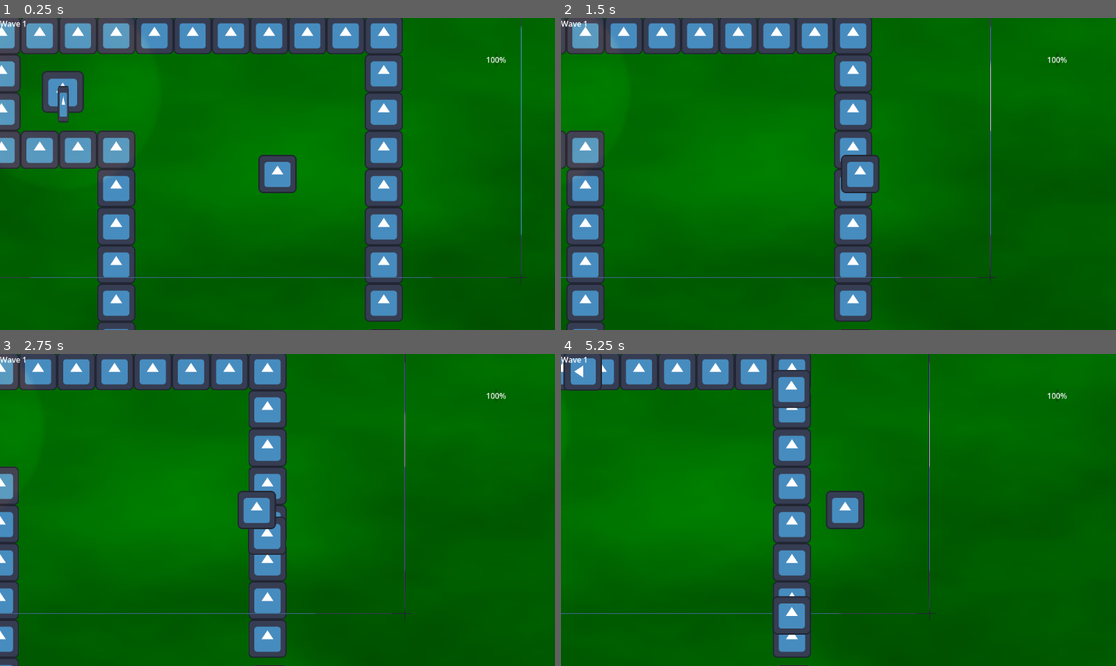
Above: before the commit, frames 1-4 (two rows, left to right).
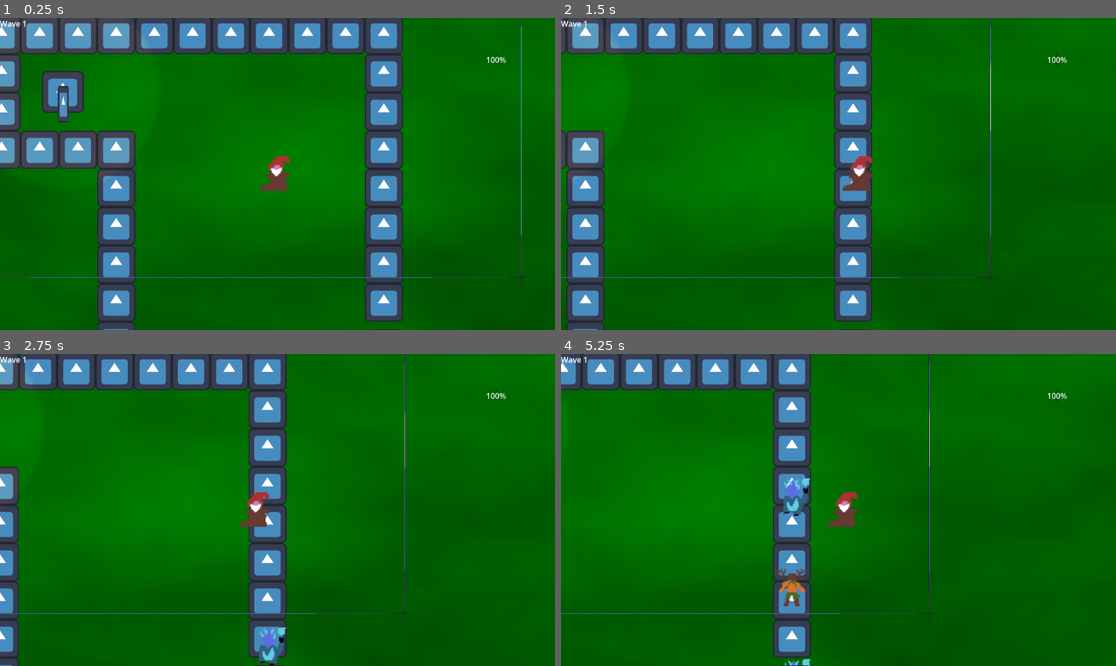
Above: after the commit, the same moments.

Repository: AdrenalineGhost/GameJam2026
Game: Godot game, scene res://world/levels/test_scene.tscn
Same seed, same stepped clock (60 frames per second), same inputs: the game is played once before the commit and once after it. The engine's default icon, where the game draws it, is replaced by a stand-in: a white triangle on a blue panel in a dark square.
Inputs:
- Up to frame 1 (0.25 s): no input
- Up to frame 2 (1.5 s): tap Enter (ui_accept) at 0.5, 0.77 s; hold D (Move Right) from 0.53 s (still down)
- Up to frame 3 (2.75 s): tap Enter (ui_accept) at 1.52 s; release D (Move Right) at 2.03 s; hold A (Move Left) from 2.03 s (still down)
- Up to frame 4 (5.25 s): release A (Move Left) at 2.78 s; hold D (Move Right) 2.78-4.28 s; tap Enter (ui_accept) at 3.02, 3.77, 4.52 s; hold A (Move Left) 4.28-5.03 s; hold D (Move Right) from 5.03 s (still down)

The runs differ from the first frame. In frame 1, 0.8% of the frame differs, in the area x 46-54%, y 43-57%; in frame 2, 0.8%; in frame 3, 1.5%; in frame 4, 3.0%, in the area x 0-55%, y 0-100%.

Commit message:
Enemy-types, diff scaling, enemy sprites

Diff:
--- a/game_jam_2026/entities/enemies/easy_enemy.tscn
+++ b/game_jam_2026/entities/enemies/easy_enemy.tscn
@@ -2,11 +2,68 @@
 
 [ext_resource type="Script" uid="uid://c6y7qhlheuhfr" path="res://entities/enemies/super_path.gd" id="1_ktvmw"]
 [ext_resource type="PackedScene" uid="uid://detcme3ojddpy" path="res://entities/enemies/enemy_template.tscn" id="2_ktvmw"]
+[ext_resource type="Texture2D" uid="uid://b46tv14xplfjv" path="res://images/treewee/treewee.png" id="3_x77cs"]
+[ext_resource type="Texture2D" uid="uid://4eaelj5q677r" path="res://images/treewee/treewee_side left.png" id="4_72iia"]
+[ext_resource type="Texture2D" uid="uid://cs1bmwkgmkffr" path="res://images/treewee/treewee_side right.png" id="5_tle4p"]
+[ext_resource type="Texture2D" uid="uid://cjn8mcx3afhpv" path="res://images/treewee/treewee_back.png" id="6_y1n35"]
+
+[sub_resource type="SpriteFrames" id="SpriteFrames_ls4dr"]
+animations = [{
+"frames": [{
+"duration": 1.0,
+"texture": ExtResource("3_x77cs")
+}, {
+"duration": 1.0,
+"texture": ExtResource("4_72iia")
+}, {
+"duration": 1.0,
+"texture": ExtResource("5_tle4p")
+}, {
+"duration": 1.0,
+"texture": ExtResource("6_y1n35")
+}],
+"loop": true,
+"name": &"default",
+"speed": 5.0
+}, {
+"frames": [{
+"duration": 1.0,
+"texture": ExtResource("3_x77cs")
+}],
+"loop": true,
+"name": &"down",
+"speed": 5.0
+}, {
+"frames": [{
+"duration": 1.0,
+"texture": ExtResource("4_72iia")
+}],
+"loop": true,
+"name": &"left",
+"speed": 5.0
+}, {
+"frames": [{
+"duration": 1.0,
+"texture": ExtResource("5_tle4p")
+}],
+"loop": true,
+"name": &"right",
+"speed": 5.0
+}, {
+"frames": [{
+"duration": 1.0,
+"texture": ExtResource("6_y1n35")
+}],
+"loop": true,
+"name": &"up",
+"speed": 5.0
+}]
 
 [node name="easy_enemy" type="PathFollow2D" unique_id=1601656415]
 rotation = -1.57153
+rotates = false
 script = ExtResource("1_ktvmw")
-speed = 500
+speed = 200
 
 [node name="easy_enemy" parent="." unique_id=1851651068 instance=ExtResource("2_ktvmw")]
-health = 11
+Spriteframes = SubResource("SpriteFrames_ls4dr")
--- a/game_jam_2026/entities/enemies/enemy_template.gd
+++ b/game_jam_2026/entities/enemies/enemy_template.gd
@@ -3,3 +3,24 @@
 #@export var health_drain = 10
 # Health drain from player will be the same as the leftover health
 @export var health = 10
+@export var Spriteframes: SpriteFrames
+var last_pos: Vector2
+
+func _ready() -> void:
+	last_pos = self.global_position
+	$anim.sprite_frames = Spriteframes
+
+
+func _process(delta: float) -> void:
+	var pos_delta = self.global_position - last_pos
+	if abs(pos_delta.x) > abs(pos_delta.y):
+		if pos_delta.x > 0:
+			$anim.play("left")
+		else:
+			$anim.play("right")
+	else:
+		if (pos_delta.y > 0):
+			$anim.play("down")
+		else:
+			$anim.play("up")
+	last_pos = self.global_position
--- a/game_jam_2026/entities/enemies/enemy_template.tscn
+++ b/game_jam_2026/entities/enemies/enemy_template.tscn
@@ -1,10 +1,43 @@
 [gd_scene format=3 uid="uid://detcme3ojddpy"]
 
 [ext_resource type="Script" uid="uid://bss60a71iatmm" path="res://entities/enemies/enemy_template.gd" id="1_5n4er"]
-[ext_resource type="Texture2D" uid="uid://iud5lfp5pv3n" path="res://images/icon.svg" id="1_hft2i"]
+[ext_resource type="Texture2D" uid="uid://b46tv14xplfjv" path="res://images/treewee/treewee.png" id="2_5n4er"]
+
+[sub_resource type="SpriteFrames" id="SpriteFrames_xkwkg"]
 
 [sub_resource type="RectangleShape2D" id="RectangleShape2D_coq8p"]
 size = Vector2(127, 128)
+
+[sub_resource type="SpriteFrames" id="SpriteFrames_5n4er"]
+animations = [{
+"frames": [{
+"duration": 1.0,
+"texture": ExtResource("2_5n4er")
+}],
+"loop": true,
+"name": &"default",
+"speed": 5.0
+}, {
+"frames": [],
+"loop": true,
+"name": &"down",
+"speed": 5.0
+}, {
+"frames": [],
+"loop": true,
+"name": &"left",
+"speed": 5.0
+}, {
+"frames": [],
+"loop": true,
+"name": &"right",
+"speed": 5.0
+}, {
+"frames": [],
+"loop": true,
+"name": &"up",
+"speed": 5.0
+}]
 
 [node name="enemy" type="CharacterBody2D" unique_id=1851651068]
 rotation = 1.57153
@@ -12,10 +45,13 @@
 collision_layer = 2
 collision_mask = 12
 script = ExtResource("1_5n4er")
+Spriteframes = SubResource("SpriteFrames_xkwkg")
 
 [node name="CollisionShape2D" type="CollisionShape2D" parent="." unique_id=827888390]
 position = Vector2(-0.5, 1)
 shape = SubResource("RectangleShape2D_coq8p")
 
-[node name="Sprite2D" type="Sprite2D" parent="." unique_id=614993764]
-texture = ExtResource("1_hft2i")
+[node name="anim" type="AnimatedSprite2D" parent="." unique_id=1813228021]
+scale = Vector2(3.915553, 3.915553)
+sprite_frames = SubResource("SpriteFrames_5n4er")
+animation = &"down"
--- /dev/null
+++ b/game_jam_2026/entities/enemies/normal_enemy.tscn
@@ -0,0 +1,15 @@
+[gd_scene format=3 uid="uid://u07wukaof1we"]
+
+[ext_resource type="Script" uid="uid://c6y7qhlheuhfr" path="res://entities/enemies/super_path.gd" id="1_pmqaq"]
+[ext_resource type="PackedScene" uid="uid://detcme3ojddpy" path="res://entities/enemies/enemy_template.tscn" id="2_qfek2"]
+[ext_resource type="SpriteFrames" uid="uid://bva3emk62ijes" path="res://images/icy_hewo/sprite_frame_icy.tres" id="3_qfek2"]
+
+[node name="easy_enemy" type="PathFollow2D" unique_id=1601656415]
+rotation = -1.57153
+rotates = false
+script = ExtResource("1_pmqaq")
+speed = 200
+
+[node name="easy_enemy" parent="." unique_id=1851651068 instance=ExtResource("2_qfek2")]
+health = 20
+Spriteframes = ExtResource("3_qfek2")
--- /dev/null
+++ b/game_jam_2026/images/icy_hewo/sprite_frame_icy.tres
@@ -0,0 +1,76 @@
+[gd_resource type="SpriteFrames" format=3 uid="uid://bva3emk62ijes"]
+
+[ext_resource type="Texture2D" uid="uid://cmh6y1wdn2c5b" path="res://images/icy_hewo/front_face.png" id="1_87n2m"]
+[ext_resource type="Texture2D" uid="uid://dsav5jwq47q8q" path="res://images/icy_hewo/side_left.png" id="2_75sfl"]
+[ext_resource type="Texture2D" uid="uid://yj48x1tcmm7b" path="res://images/icy_hewo/side_right.png" id="3_120um"]
+[ext_resource type="Texture2D" uid="uid://d24v8sik2o68r" path="res://images/icy_hewo/back.png" id="4_e4jh1"]
+[ext_resource type="Texture2D" uid="uid://5mmgvglfj3xo" path="res://images/icy_hewo/front_step_1.png" id="5_88fwy"]
+[ext_resource type="Texture2D" uid="uid://coaaybx6w1bcq" path="res://images/icy_hewo/front_step_2.png" id="6_7xp5t"]
+[ext_resource type="Texture2D" uid="uid://dw3midv0ytgf" path="res://images/icy_hewo/side_left_step_up.png" id="7_g27su"]
+[ext_resource type="Texture2D" uid="uid://4kas3qniaig" path="res://images/icy_hewo/side_right_step_up.png" id="8_wvo12"]
+[ext_resource type="Texture2D" uid="uid://bnvyv2t5qjcbx" path="res://images/icy_hewo/back_step_1.png" id="9_gjylk"]
+[ext_resource type="Texture2D" uid="uid://deds2o44kqq3" path="res://images/icy_hewo/back_step_2.png" id="10_scgss"]
+
+[resource]
+animations = [{
+"frames": [{
+"duration": 1.0,
+"texture": ExtResource("1_87n2m")
+}, {
+"duration": 1.0,
+"texture": ExtResource("2_75sfl")
+}, {
+"duration": 1.0,
+"texture": ExtResource("3_120um")
+}, {
+"duration": 1.0,
+"texture": ExtResource("4_e4jh1")
+}],
+"loop": true,
+"name": &"default",
+"speed": 5.0
+}, {
+"frames": [{
+"duration": 1.0,
+"texture": ExtResource("5_88fwy")
+}, {
+"duration": 1.0,
+"texture": ExtResource("6_7xp5t")
+}],
+"loop": true,
+"name": &"down",
+"speed": 5.0
+}, {
+"frames": [{
+"duration": 1.0,
+"texture": ExtResource("2_75sfl")
+}, {
+"duration": 1.0,
+"texture": ExtResource("7_g27su")
+}],
+"loop": true,
+"name": &"left",
+"speed": 5.0
+}, {
+"frames": [{
+"duration": 1.0,
+"texture": ExtResource("3_120um")
+}, {
+"duration": 1.0,
+"texture": ExtResource("8_wvo12")
+}],
+"loop": true,
+"name": &"right",
+"speed": 5.0
+}, {
+"frames": [{
+"duration": 1.0,
+"texture": ExtResource("9_gjylk")
+}, {
+"duration": 1.0,
+"texture": ExtResource("10_scgss")
+}],
+"loop": true,
+"name": &"up",
+"speed": 5.0
+}]
--- a/game_jam_2026/project.godot
+++ b/game_jam_2026/project.godot
@@ -15,7 +15,6 @@
 [application]
 
 config/name="GameJam2026"
-
 run/main_scene="res://world/levels/test_scene.tscn"
 config/features=PackedStringArray("4.6", "Forward Plus")
 config/icon="res://images/icon.svg"
--- a/game_jam_2026/world/builder_blocks/spawning_logic.gd
+++ b/game_jam_2026/world/builder_blocks/spawning_logic.gd
@@ -38,8 +38,17 @@
 @export var pathing_node_name = "pathing"
 @export var finish_node_name = "finish"
 
+var enemies_by_grade = {}
+
 # Signals
 signal wave_change(wave:int)
+
+enum Grade {
+	EASY = 1,
+	NORMAL = 2,
+	HARD = 3,
+	INSANE = 4
+}
 
 # Sister nodes needed
 var pathing_node: Path2D
@@ -55,6 +64,19 @@
 var total_amount_spawned = 0
 var pause = false
 var amount_enemies_last_round = 0
+
+
+func _determine_chance(difficulty: int) -> Array[float]:
+	match difficulty:
+		Grade.EASY:
+			return [1.0] # only EASY
+		Grade.NORMAL:
+			return [0.67, 1.0] # EASY, NORMAL
+		Grade.HARD:
+			return [0.5, 0.8, 1.0] # EASY, NORMAL, HARD
+		Grade.INSANE:
+			return [0.4, 0.7, 0.9, 1.0] # EASY, NORMAL, HARD, INSANE
+	return [1.0]
 
 func _process(delta: float) -> void:
 	_increment_time(delta)
@@ -106,8 +128,22 @@
 	enemy.health = enemy.health + (health_scaling ** wave)
 
 func _decide_enemy() -> PackedScene:
-	## Should decide what enemy to spawn
-	return easy_enemies[0]
+	var chances = _determine_chance(difficulty)
+	var roll = randf()
+
+	var ordered_grades = [Grade.EASY, Grade.NORMAL, Grade.HARD, Grade.INSANE]
+
+	for i in range(chances.size()):
+		if roll <= chances[i]:
+			print("reached")
+			var grade = ordered_grades[i]
+			var pool: Array = enemies_by_grade.get(grade, [])
+			if pool.size() > 0:
+				return pool[randi() % pool.size()]
+
+	# fallback
+	print("fallback")
+	return easy_enemies[randi() % easy_enemies.size()]
 
 func _start_wave():
 	wave += 1
@@ -116,6 +152,12 @@
 	time = 0
 
 func _ready() -> void:
+	enemies_by_grade = {
+		Grade.EASY: easy_enemies,
+		Grade.NORMAL: normal_enemies,
+		Grade.HARD: hard_enemies,
+		Grade.INSANE: insane_enemies
+	}
 	finish_node = _type_check("Area2D", finish_node_name)
 	pathing_node = _type_check("Path2D", pathing_node_name)
 	_start_wave()
--- a/game_jam_2026/world/levels/canvas.gd
+++ b/game_jam_2026/world/levels/canvas.gd
@@ -6,6 +6,5 @@
 func _on_health_change(health_drainage: int) -> void:
 	$health.value -= health_drainage
 
-
 func _on_spawner_block_wave_change(wave: int) -> void:
 	$wave_counter.text = "Wave %s" % wave
--- a/game_jam_2026/world/levels/test_scene.tscn
+++ b/game_jam_2026/world/levels/test_scene.tscn
@@ -6,7 +6,9 @@
 [ext_resource type="PackedScene" uid="uid://qeikjdj32f1g" path="res://entities/enemies/easy_enemy.tscn" id="4_dlqjn"]
 [ext_resource type="Script" uid="uid://dddsodi6lfc23" path="res://world/builder_blocks/finish.gd" id="5_soq75"]
 [ext_resource type="Script" uid="uid://b3h7uej4g5uyq" path="res://player/BodyTest.gd" id="6_oopnc"]
+[ext_resource type="PackedScene" uid="uid://u07wukaof1we" path="res://entities/enemies/normal_enemy.tscn" id="6_soq75"]
 [ext_resource type="Script" uid="uid://b86rv11fldfou" path="res://world/levels/canvas.gd" id="6_t00nl"]
+[ext_resource type="Texture2D" uid="uid://dq6cyb0f3b8x6" path="res://images/gnome.png" id="8_dlqjn"]
 [ext_resource type="Script" uid="uid://dapxn8vgmlqcl" path="res://world/levels/test_tower.gd" id="8_rrhtf"]
 
 [sub_resource type="Gradient" id="Gradient_ia1lp"]
@@ -240,6 +242,7 @@
 timeout = 2
 amount_of_enemies = 2
 easy_enemies = Array[PackedScene]([ExtResource("4_dlqjn")])
+normal_enemies = Array[PackedScene]([ExtResource("6_soq75")])
 
 [node name="canvas" type="CanvasLayer" parent="world" unique_id=1543874165 groups=["UI"]]
 script = ExtResource("6_t00nl")
@@ -272,12 +275,12 @@
 script = ExtResource("6_oopnc")
 
 [node name="CollisionShape2D" type="CollisionShape2D" parent="player" unique_id=219950874]
-visible = false
 position = Vector2(0.5, 1)
 shape = SubResource("RectangleShape2D_ia1lp")
 
 [node name="Sprite2D" type="Sprite2D" parent="player" unique_id=392853435]
-texture = ExtResource("3_rrhtf")
+scale = Vector2(3.7351997, 3.7351997)
+texture = ExtResource("8_dlqjn")
 
 [node name="camera" type="Camera2D" parent="player" unique_id=604084961]
 scale = Vector2(1.1981248, 1.1981248)
@@ -296,7 +299,6 @@
 libraries/ = SubResource("AnimationLibrary_soq75")
 
 [node name="tower_hitbox" type="CollisionShape2D" parent="test_tower" unique_id=1592403257]
-visible = false
 shape = SubResource("CircleShape2D_t00nl")
 
 [node name="Sprite2D" type="Sprite2D" parent="test_tower" unique_id=335913348]
@@ -315,7 +317,6 @@
 collision_mask = 2
 
 [node name="CollisionShape2D2" type="CollisionShape2D" parent="test_tower/range" unique_id=390250300]
-visible = false
 scale = Vector2(4.126779, 4.126779)
 shape = SubResource("CircleShape2D_oopnc")
 
Not shown, added: game_jam_2026/images/icy_hewo/back.png.import
Not shown, added: game_jam_2026/images/icy_hewo/back_step_1.png.import
Not shown, added: game_jam_2026/images/icy_hewo/back_step_2.png.import
Not shown, added: game_jam_2026/images/icy_hewo/front_face.png.import
Not shown, added: game_jam_2026/images/icy_hewo/front_step_1.png.import
Not shown, added: game_jam_2026/images/icy_hewo/front_step_2.png.import
Not shown, added: game_jam_2026/images/icy_hewo/side_left.png.import
Not shown, added: game_jam_2026/images/icy_hewo/side_left_step_up.png.import
Not shown, added: game_jam_2026/images/icy_hewo/side_right.png.import
Not shown, added: game_jam_2026/images/icy_hewo/side_right_step_up.png.import
Not shown, added: game_jam_2026/images/treewee/treewee.png.import
Not shown, added: game_jam_2026/images/treewee/treewee_back.png.import
(and 2 more such lines)
